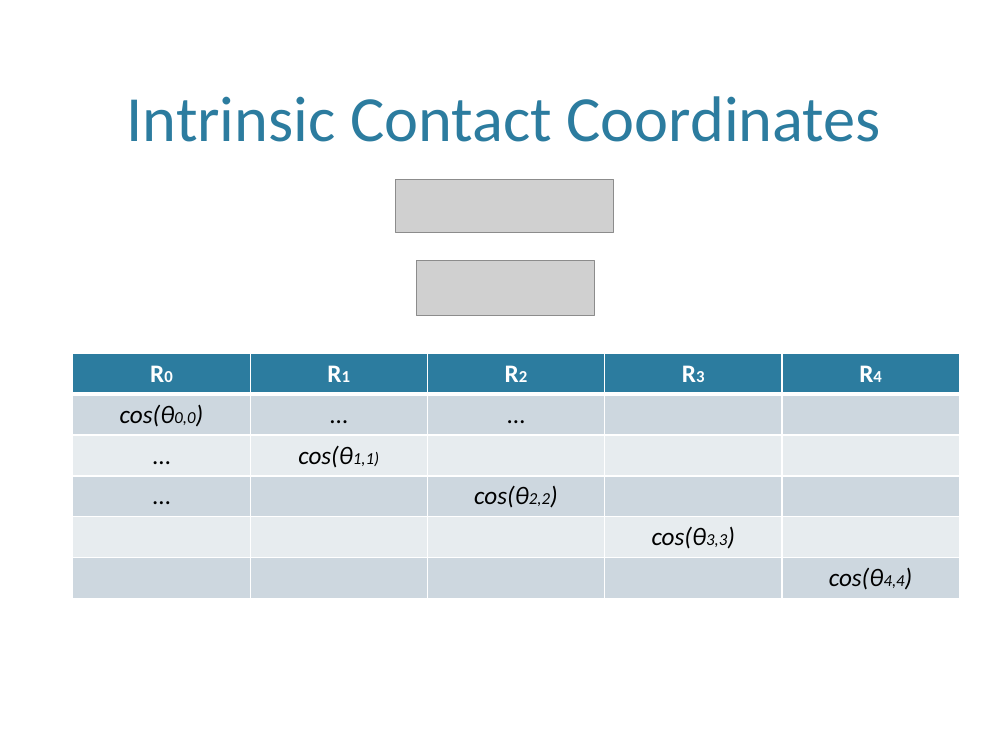
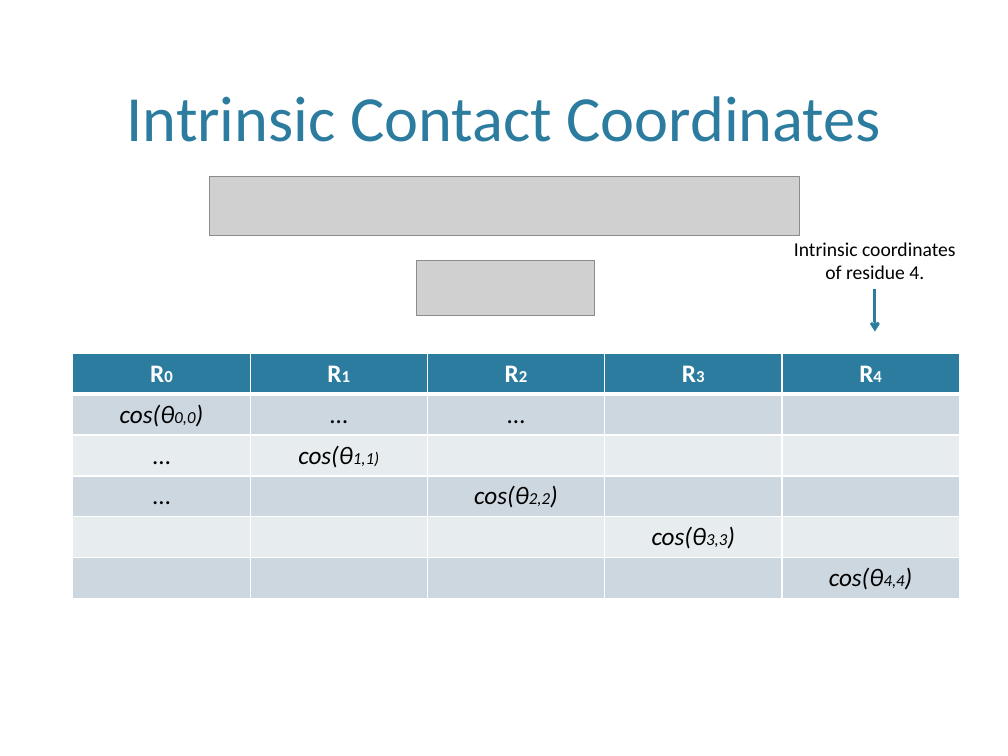
Before and after one commit to azampagl/compbio-protein-structure, a slide deck: slide 5 of docs/eigas/eigas.pptx (slide 4 before the commit). Drawn at 1008x756 pixels with LibreOffice and Linux fonts; fonts in the diff are those of the drawing; grey boxes stand for pictures; background and template pictures are left out. Boxes give left, top, right and bottom in pixels: in the first picture for what was removed or moved away, otherwise in the second. Text is boxed around its words. In the diff, an @@ line names an element or a change of style, - is before the commit and + after.

```diff
--- a/docs/eigas/eigas.pptx
+++ b/docs/eigas/eigas.pptx
@@ picture: place and size @@
-picture at [396,179,614,232]
+picture at [210,176,799,236]
@@ text added at [794,242,956,279], 14 pt, text #000000 @@
+Intrinsic coordinates
+of residue 4.
@@ arrow added from (875, 289) to (875, 332), #2C7C9F 2 pt @@
```
Also in this commit, not shown: 2 other slides changed, 5 slides added, 4 other files.
